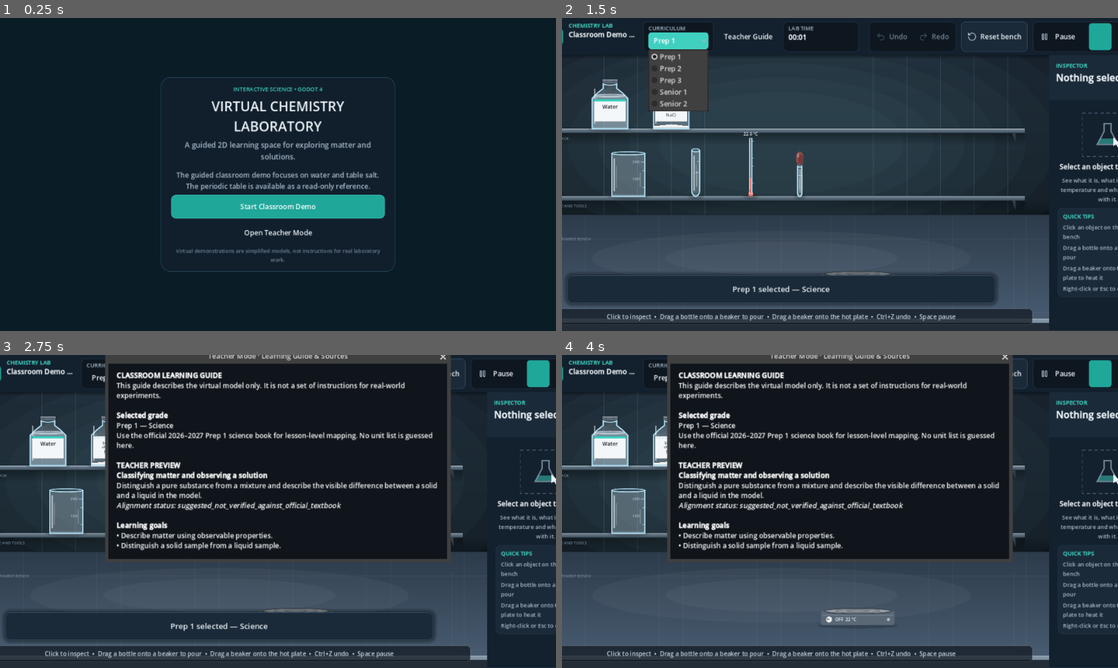
Above: before the commit, frames 1-4 (two rows, left to right).
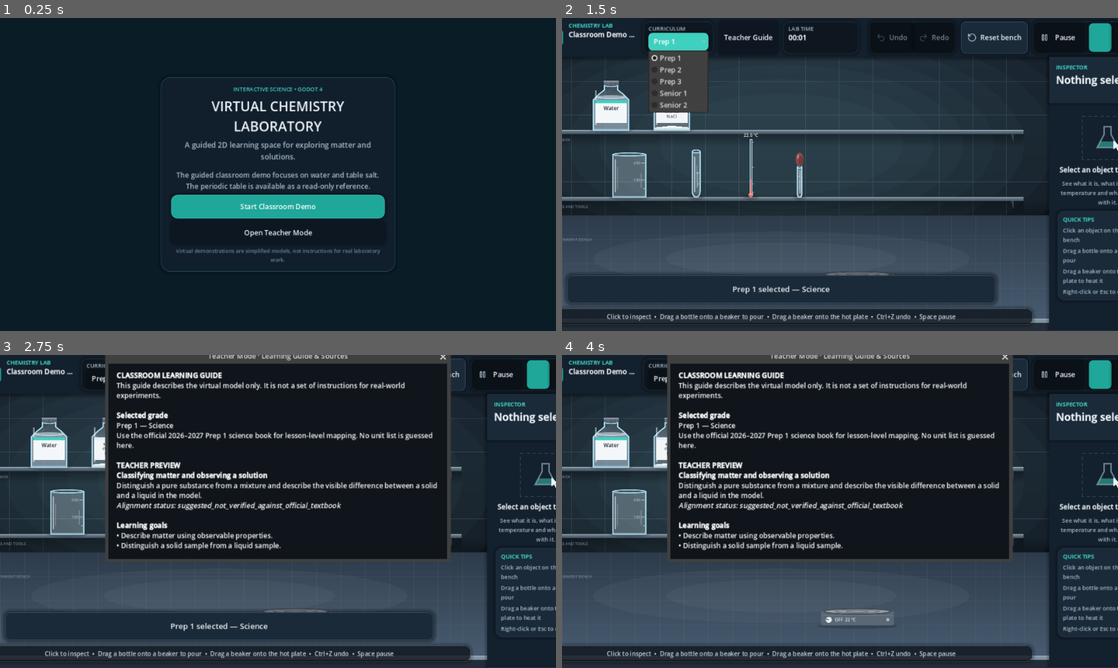
Above: after the commit, the same moments.

Repository: KareemMohammadeen/chemistry-lab-2d
Game: Godot game, scene res://scenes/main.tscn
The game is run twice, just before and just after one commit, with the same random seed, the same clock (stepped at 60 frames per second) and the same inputs.
Inputs (mouse positions are in pixels of both pictures, inside the frame that each line leads up to):
- Up to frame 1 (0.25 s): no input
- Up to frame 2 (1.5 s): click "Start Classroom Demo" at 0.5 s; click "Prep 1" at 1.25 s
- Up to frame 3 (2.75 s): click "Teacher Guide" at 2 s
- Up to frame 4 (4 s): click (1101, 373) at 2.75 s; click "Prep 1" at 3.5 s

The runs differ from the first frame. In frame 1, less than 0.1% of the frame differs, in the area x 30-70%, y 56-65%; in frame 2, 6.5%, in the area x 0-100%, y 1-98%; in frame 3, 3.9%; in frame 4, 3.9%.

Commit message:
Modernize the UI theme for the redesigned chemistry laboratory dashboard

Diff:
--- a/scripts/ui/lab_theme.gd
+++ b/scripts/ui/lab_theme.gd
@@ -2,18 +2,19 @@
 extends RefCounted
 ## The look of every control, built once from the colour tokens. Scenes pick a look with
 ## theme_type_variation (SidePanel, TopBarPanel, CardPanel, GroupPill, ChipPanel, ToolButton,
-## AccentButton, TitleLabel, HeadingLabel, CaptionLabel, MutedLabel) so no scene sets colours itself.
+## AccentButton, TitleLabel, HeadingLabel, CaptionLabel, MutedLabel, HeroPanel, StatPanel)
+## so no scene sets colours itself.
 
 const FONT_SIZE := 16
-const RADIUS := 10
-const RADIUS_SMALL := 7
+const RADIUS := 14
+const RADIUS_SMALL := 10
 const BUTTON_PADDING_X := 14
-const BUTTON_PADDING_Y := 9
+const BUTTON_PADDING_Y := 10
 const SCROLLBAR_WIDTH := 8
 const SURFACE := LabColors.PANEL_RAISED
-const SURFACE_HOVER := Color("#27384A")
-const SURFACE_PRESSED := Color("#1D4A4A")
-const SURFACE_DISABLED := Color("#161F28")
+const SURFACE_HOVER := Color("#22384A")
+const SURFACE_PRESSED := Color("#1A4F51")
+const SURFACE_DISABLED := Color("#141D27")
 
 
 static func build() -> Theme:
@@ -41,6 +42,8 @@
 	style.content_margin_right = pad_x
 	style.content_margin_top = pad_y
 	style.content_margin_bottom = pad_y
+	style.shadow_color = Color(0, 0, 0, 0.26)
+	style.shadow_size = 8
 	return style
 
 
@@ -52,46 +55,61 @@
 	var side := box(LabColors.PANEL, LabColors.PANEL_BORDER, 1, 0)
 	_variation(theme, &"SidePanel", &"PanelContainer")
 	theme.set_stylebox("panel", "SidePanel", side)
+
 	var top := box(LabColors.PANEL, LabColors.PANEL_BORDER, 0, 0)
 	top.border_width_bottom = 1
-	top.shadow_color = Color(0, 0, 0, 0.35)
-	top.shadow_size = 8
+	top.shadow_color = Color(0, 0, 0, 0.38)
+	top.shadow_size = 10
 	_variation(theme, &"TopBarPanel", &"PanelContainer")
 	theme.set_stylebox("panel", "TopBarPanel", top)
+
+	_variation(theme, &"HeroPanel", &"PanelContainer")
+	theme.set_stylebox("panel", "HeroPanel", box(Color("#101C28"), LabColors.PANEL_BORDER_STRONG, 1, 20, 18, 14))
+
 	_variation(theme, &"CardPanel", &"PanelContainer")
 	theme.set_stylebox("panel", "CardPanel", box(LabColors.PANEL_RAISED, LabColors.PANEL_BORDER, 1, RADIUS, 12, 10))
 	_variation(theme, &"CardPanelHover", &"PanelContainer")
-	theme.set_stylebox("panel", "CardPanelHover", box(Color("#243242"), LabColors.ACCENT_STRONG, 1, RADIUS, 12, 10))
+	theme.set_stylebox("panel", "CardPanelHover", box(Color("#22364A"), LabColors.ACCENT_STRONG, 1, RADIUS, 12, 10))
 	_variation(theme, &"CardPanelActive", &"PanelContainer")
-	theme.set_stylebox("panel", "CardPanelActive", box(Color("#1B3B3F"), LabColors.ACCENT, 2, RADIUS, 11, 9))
+	theme.set_stylebox("panel", "CardPanelActive", box(Color("#183C43"), LabColors.ACCENT, 2, RADIUS, 11, 9))
+
+	_variation(theme, &"StatPanel", &"PanelContainer")
+	theme.set_stylebox("panel", "StatPanel", box(Color("#10202C"), LabColors.PANEL_BORDER_STRONG, 1, 18, 12, 9))
+
+	_variation(theme, &"GlassPanel", &"PanelContainer")
+	theme.set_stylebox("panel", "GlassPanel", box(Color("#0F1822"), Color(1, 1, 1, 0.10), 1, 18, 14, 11))
+
+	_variation(theme, &"DisplayPanel", &"PanelContainer")
+	theme.set_stylebox("panel", "DisplayPanel", box(Color("#111A24"), Color(1, 1, 1, 0.08), 1, 20, 16, 12))
+
 	_variation(theme, &"GroupPill", &"PanelContainer")
 	theme.set_stylebox("panel", "GroupPill", box(LabColors.PANEL_SUNKEN, LabColors.PANEL_BORDER, 1, RADIUS, 4, 4))
 	_variation(theme, &"ChipPanel", &"PanelContainer")
-	theme.set_stylebox("panel", "ChipPanel", box(LabColors.PANEL_SUNKEN, LabColors.PANEL_BORDER, 1, RADIUS, 12, 6))
+	theme.set_stylebox("panel", "ChipPanel", box(LabColors.PANEL_SUNKEN, LabColors.PANEL_BORDER, 1, RADIUS, 12, 7))
 	_variation(theme, &"HeaderPanel", &"PanelContainer")
 	theme.set_stylebox("panel", "HeaderPanel", box(LabColors.PANEL_RAISED, LabColors.PANEL_BORDER, 0, 0, 16, 14))
 	_variation(theme, &"HintPanel", &"PanelContainer")
-	theme.set_stylebox("panel", "HintPanel", box(Color(0.06, 0.09, 0.12, 0.72), Color(1, 1, 1, 0.06), 1, RADIUS, 12, 6))
+	theme.set_stylebox("panel", "HintPanel", box(Color(0.06, 0.09, 0.12, 0.74), Color(1, 1, 1, 0.06), 1, RADIUS, 12, 6))
 
 
 static func _style_buttons(theme: Theme) -> void:
-	theme.set_stylebox("normal", "Button", box(SURFACE, LabColors.PANEL_BORDER_STRONG, 1, RADIUS, BUTTON_PADDING_X, BUTTON_PADDING_Y))
-	theme.set_stylebox("hover", "Button", box(SURFACE_HOVER, LabColors.ACCENT, 1, RADIUS, BUTTON_PADDING_X, BUTTON_PADDING_Y))
-	theme.set_stylebox("pressed", "Button", box(SURFACE_PRESSED, LabColors.ACCENT, 2, RADIUS, BUTTON_PADDING_X, BUTTON_PADDING_Y))
-	theme.set_stylebox("hover_pressed", "Button", box(SURFACE_PRESSED, LabColors.CYAN, 2, RADIUS, BUTTON_PADDING_X, BUTTON_PADDING_Y))
-	theme.set_stylebox("disabled", "Button", box(SURFACE_DISABLED, LabColors.PANEL_BORDER, 1, RADIUS, BUTTON_PADDING_X, BUTTON_PADDING_Y))
-	theme.set_stylebox("focus", "Button", box(Color(0, 0, 0, 0), LabColors.CYAN, 2, RADIUS))
+	theme.set_stylebox("normal", "Button", box(SURFACE, LabColors.PANEL_BORDER_STRONG, 1, RADIUS_SMALL, BUTTON_PADDING_X, BUTTON_PADDING_Y))
+	theme.set_stylebox("hover", "Button", box(SURFACE_HOVER, LabColors.ACCENT, 1, RADIUS_SMALL, BUTTON_PADDING_X, BUTTON_PADDING_Y))
+	theme.set_stylebox("pressed", "Button", box(SURFACE_PRESSED, LabColors.ACCENT, 2, RADIUS_SMALL, BUTTON_PADDING_X, BUTTON_PADDING_Y))
+	theme.set_stylebox("hover_pressed", "Button", box(SURFACE_PRESSED, LabColors.CYAN, 2, RADIUS_SMALL, BUTTON_PADDING_X, BUTTON_PADDING_Y))
+	theme.set_stylebox("disabled", "Button", box(SURFACE_DISABLED, LabColors.PANEL_BORDER, 1, RADIUS_SMALL, BUTTON_PADDING_X, BUTTON_PADDING_Y))
+	theme.set_stylebox("focus", "Button", box(Color(0, 0, 0, 0), LabColors.CYAN, 2, RADIUS_SMALL))
 	_button_colors(theme, "Button", LabColors.TEXT_PRIMARY, LabColors.TEXT_SECONDARY)
 	theme.set_constant("h_separation", "Button", 8)
 	theme.set_constant("icon_max_width", "Button", 22)
 
 	# Flat buttons that live inside a GroupPill.
 	_variation(theme, &"ToolButton", &"Button")
-	var flat := box(Color(0, 0, 0, 0), Color(0, 0, 0, 0), 0, RADIUS_SMALL, 12, 8)
+	var flat := box(Color(0, 0, 0, 0), Color(0, 0, 0, 0), 0, RADIUS_SMALL, 12, 9)
 	theme.set_stylebox("normal", "ToolButton", flat)
-	theme.set_stylebox("hover", "ToolButton", box(SURFACE_HOVER, Color(0, 0, 0, 0), 0, RADIUS_SMALL, 12, 8))
-	theme.set_stylebox("pressed", "ToolButton", box(LabColors.ACCENT_STRONG, Color(0, 0, 0, 0), 0, RADIUS_SMALL, 12, 8))
-	theme.set_stylebox("hover_pressed", "ToolButton", box(LabColors.ACCENT, Color(0, 0, 0, 0), 0, RADIUS_SMALL, 12, 8))
+	theme.set_stylebox("hover", "ToolButton", box(SURFACE_HOVER, Color(0, 0, 0, 0), 0, RADIUS_SMALL, 12, 9))
+	theme.set_stylebox("pressed", "ToolButton", box(LabColors.ACCENT_STRONG, Color(0, 0, 0, 0), 0, RADIUS_SMALL, 12, 9))
+	theme.set_stylebox("hover_pressed", "ToolButton", box(LabColors.ACCENT, Color(0, 0, 0, 0), 0, RADIUS_SMALL, 12, 9))
 	theme.set_stylebox("disabled", "ToolButton", flat)
 	theme.set_stylebox("focus", "ToolButton", box(Color(0, 0, 0, 0), LabColors.CYAN, 2, RADIUS_SMALL))
 	_button_colors(theme, "ToolButton", LabColors.TEXT_PRIMARY, LabColors.TEXT_SECONDARY)
@@ -102,7 +120,7 @@
 	theme.set_color("font_disabled_color", "ToolButton", LabColors.TEXT_MUTED)
 	theme.set_color("icon_disabled_color", "ToolButton", Color("#3A4A59"))
 
-	# The one primary action of a section (Pour, Switch on).
+	# The one primary action of a section.
 	_variation(theme, &"AccentButton", &"Button")
 	theme.set_stylebox("normal", "AccentButton", box(LabColors.ACCENT_STRONG, LabColors.ACCENT, 1, RADIUS, BUTTON_PADDING_X, BUTTON_PADDING_Y))
 	theme.set_stylebox("hover", "AccentButton", box(LabColors.ACCENT, LabColors.CYAN, 1, RADIUS, BUTTON_PADDING_X, BUTTON_PADDING_Y))
@@ -126,10 +144,10 @@
 
 
 static func _style_inputs(theme: Theme) -> void:
-	var field := box(LabColors.PANEL_SUNKEN, LabColors.PANEL_BORDER_STRONG, 1, RADIUS_SMALL, 10, 6)
+	var field := box(LabColors.PANEL_SUNKEN, LabColors.PANEL_BORDER_STRONG, 1, RADIUS_SMALL, 10, 7)
 	theme.set_stylebox("normal", "LineEdit", field)
 	theme.set_stylebox("read_only", "LineEdit", field)
-	theme.set_stylebox("focus", "LineEdit", box(LabColors.PANEL_SUNKEN, LabColors.ACCENT, 2, RADIUS_SMALL, 10, 6))
+	theme.set_stylebox("focus", "LineEdit", box(LabColors.PANEL_SUNKEN, LabColors.ACCENT, 2, RADIUS_SMALL, 10, 7))
 	theme.set_color("font_color", "LineEdit", LabColors.TEXT_PRIMARY)
 	theme.set_color("caret_color", "LineEdit", LabColors.CYAN)
 	theme.set_color("selection_color", "LineEdit", Color(LabColors.ACCENT, 0.35))
@@ -164,7 +182,7 @@
 	bold.variation_embolden = 0.6
 	_variation(theme, &"TitleLabel", &"Label")
 	theme.set_font("font", "TitleLabel", bold)
-	theme.set_font_size("font_size", "TitleLabel", 22)
+	theme.set_font_size("font_size", "TitleLabel", 24)
 	theme.set_color("font_color", "TitleLabel", LabColors.TEXT_PRIMARY)
 	_variation(theme, &"HeadingLabel", &"Label")
 	theme.set_font("font", "HeadingLabel", bold)
